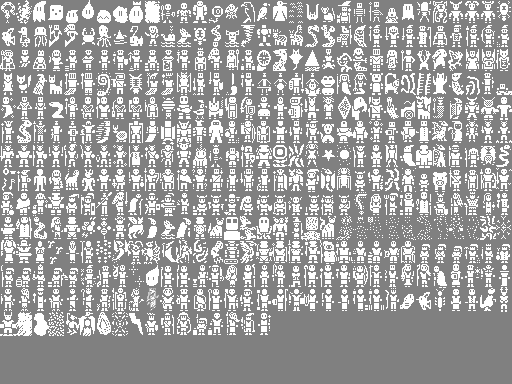
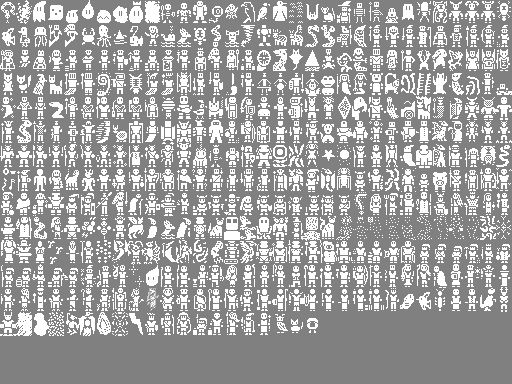
Layered file, before and after one edit (512 × 384). Changes by layer:
painted on "creature_sprites.png" over [275, 314, 318, 333]
